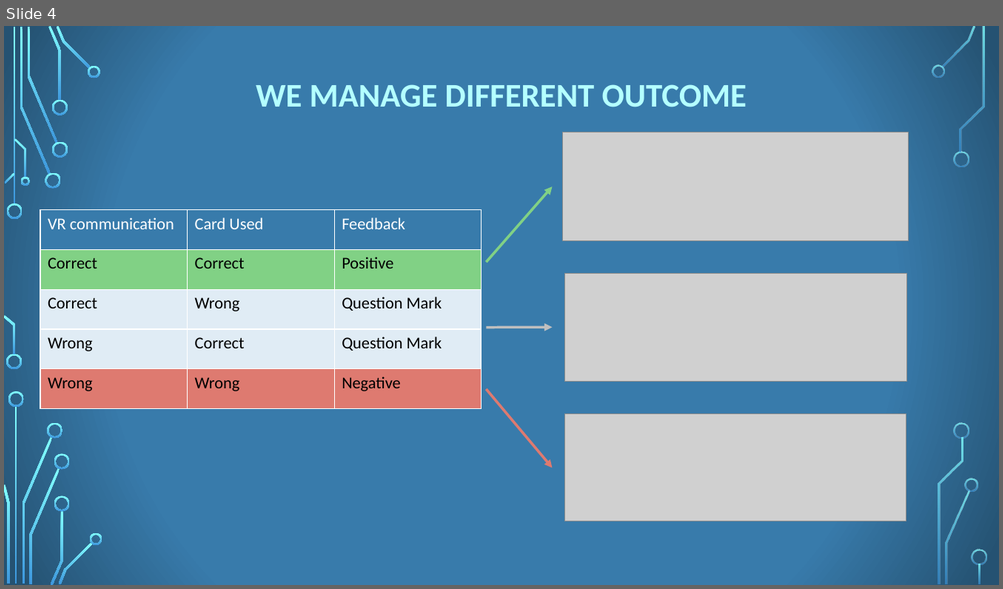
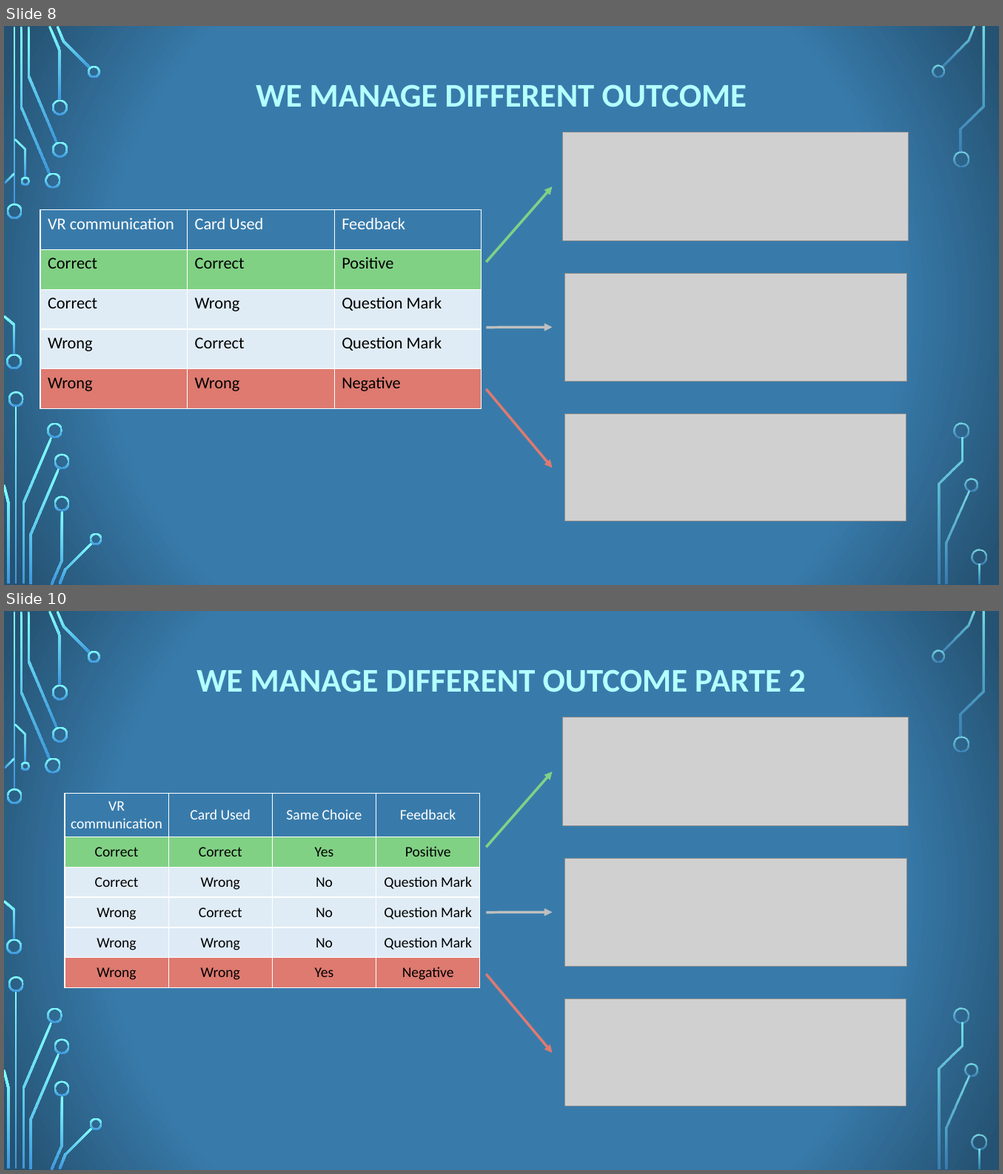
Before and after one commit to Ciuse/TamaDolphin, a slide deck: 13_TANGIBLEVR_2018_19_PITCH.pptx. Shown one above the other, each under a label of ours: slide 4 before the commit, slides 8 and 10 after it; the slides between them are not shown. The pictures are 1003x589 and 1003x1174 pixels, drawn with LibreOffice and Linux fonts; fonts in the diff are those of the drawing; grey boxes stand for pictures; background and template pictures are left out. Boxes give left, top, right and bottom in pixels: in the first picture for what was removed or moved away, otherwise in the second. Text is boxed around its words. In the diff, an @@ line names an element or a change of style, - is before the commit and + after.

```diff
--- a/13_TANGIBLEVR_2018_19_PITCH.pptx
+++ b/13_TANGIBLEVR_2018_19_PITCH.pptx
@@ slide 10 added at bbox=[4, 611, 999, 1170], background picture (left out); not listed: 36 template elements that a slide beside it also shows @@
@@ text added at bbox=[196, 669, 805, 692], 32 pt, text #B4FFFF, bold @@
+WE MANAGE DIFFERENT OUTCOME PARTE 2
@@ picture added at bbox=[563, 717, 908, 826] @@
@@ arrow added from (486, 848) to (552, 772), #81D185 2.5 pt @@
@@ table added at bbox=[65, 793, 479, 988], 6 rows, 4 columns @@
+VR communication | Card Used | Same Choice | Feedback
+Correct | Correct | Yes | Positive
+Correct | Wrong | No | Question Mark
+Wrong | Correct | No | Question Mark
+Wrong | Wrong | No | Question Mark
+Wrong | Wrong | Yes | Negative
@@ picture added at bbox=[564, 859, 907, 967] @@
@@ arrow added from (486, 912) to (552, 912), #BFBFBF 2.5 pt @@
@@ arrow added from (486, 974) to (552, 1054), #DE7A70 2.5 pt @@
@@ picture added at bbox=[564, 999, 906, 1106] @@
@@ what was slide 4 is now slide 8 @@
```
Also in this commit, not shown: 2 slides changed, 6 other slides added, 13 other files.
